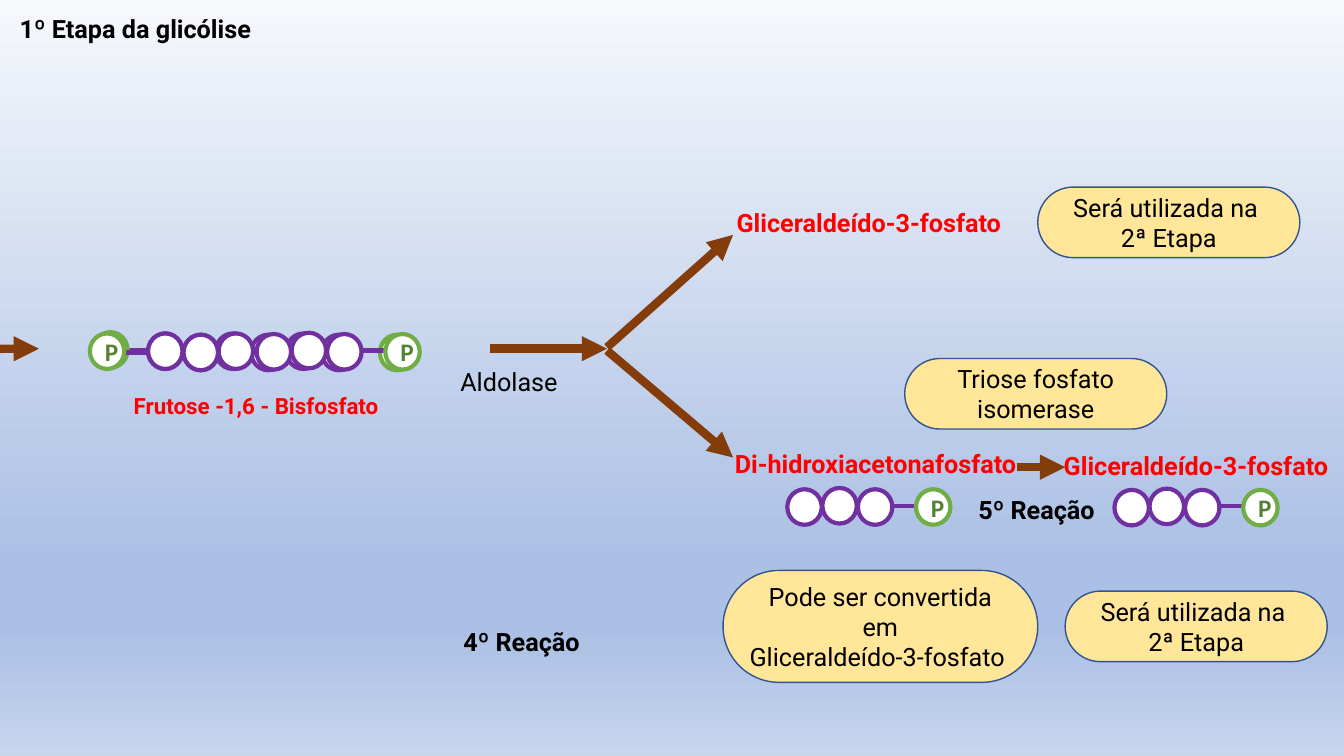
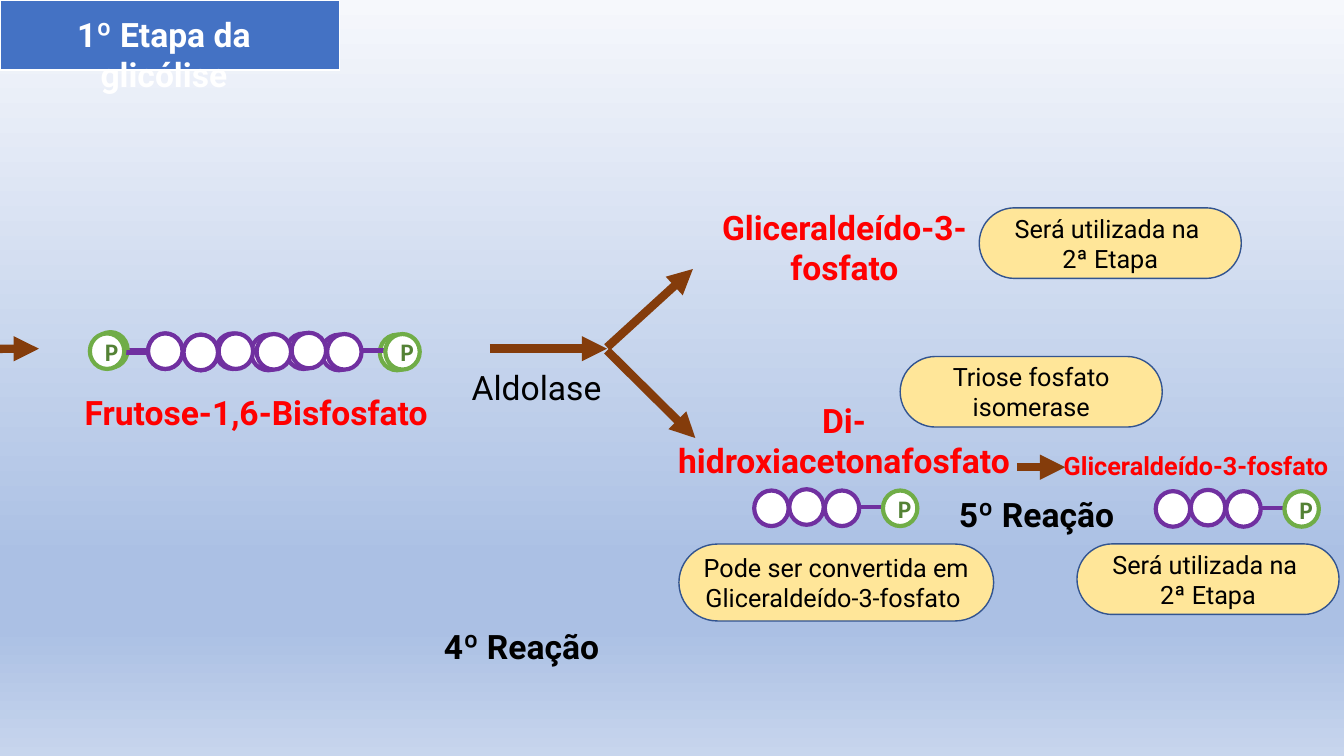
Before and after one commit to daniloasdotcom/Bioquimica-com-Danilo, a slide deck: slide 8 of static/aulas/glicolise.pptx. Drawn at 1344x756 pixels with LibreOffice and Linux fonts; fonts in the diff are those of the drawing. Boxes give left, top, right and bottom in pixels: in the first picture for what was removed or moved away, otherwise in the second. Text is boxed around its words. In the diff, an @@ line names an element or a change of style, - is before the commit and + after.

```diff
--- a/static/aulas/glicolise.pptx
+++ b/static/aulas/glicolise.pptx
@@ text "1º Etapa da glicólise" at box(77, 22, 251, 69): size 18 to 24 pt, text colour #000000 to #FFFFFF @@
@@ rectangle added at box(0, 0, 340, 70), fill #4472C4, outline #FFFFFF 1 pt @@
@@ size 18 to 24 pt in 5 elements at box(444, 634, 599, 667), box(959, 502, 1114, 535), box(472, 374, 602, 401), box(678, 408, 1010, 474), box(722, 214, 967, 281) @@
@@ text "Gliceraldeído-3-fosfato": place and size @@
-text "Gliceraldeído-3-fosfato" at box(737, 213, 1001, 233)
+text "Gliceraldeído-3-fosfato" at box(722, 214, 967, 281)
@@ rounded rectangle "Será utilizada na": place and size @@
-rounded rectangle "Será utilizada na" at box(1038, 188, 1301, 258)
+rounded rectangle "Será utilizada na" at box(980, 208, 1242, 278)
@@ arrow moved from (607, 348) - (733, 235) to (607, 348) - (693, 269) @@
@@ arrow moved from (607, 351) - (733, 458) to (607, 351) - (696, 439) @@
@@ rounded rectangle "Triose fosfato isomerase": place and size @@
-rounded rectangle "Triose fosfato isomerase" at box(905, 359, 1168, 430)
+rounded rectangle "Triose fosfato isomerase" at box(900, 357, 1163, 427)
@@ text "Aldolase": place and size @@
-text "Aldolase" at box(460, 372, 557, 392)
+text "Aldolase" at box(472, 374, 602, 401)
@@ text at box(85, 399, 428, 431): text changed; size 16 to 24 pt @@
-Frutose -1,6 - Bisfosfato
+Frutose-1,6-Bisfosfato
@@ text "Di-hidroxiacetonafosfato": place and size @@
-text "Di-hidroxiacetonafosfato" at box(735, 454, 1016, 474)
+text "Di-hidroxiacetonafosfato" at box(678, 408, 1010, 474)
@@ 4 ellipses, 1 line: place and size @@
-4 ellipses, 1 line at box(787, 488, 951, 524)
+4 ellipses, 1 line at box(754, 489, 918, 526)
@@ 4 ellipses, 1 line: place and size @@
-4 ellipses, 1 line at box(1115, 489, 1277, 525)
+4 ellipses, 1 line at box(1156, 490, 1319, 526)
@@ rounded rectangle "Pode ser convertida em": place and size @@
-rounded rectangle "Pode ser convertida em" at box(723, 571, 1037, 683)
+rounded rectangle "Pode ser convertida em" at box(680, 544, 994, 621)
@@ rounded rectangle "Será utilizada na": place and size @@
-rounded rectangle "Será utilizada na" at box(1066, 591, 1328, 661)
+rounded rectangle "Será utilizada na" at box(1077, 544, 1339, 615)
```
Also in this commit, not shown: 18 other slides changed, 1 other file.
